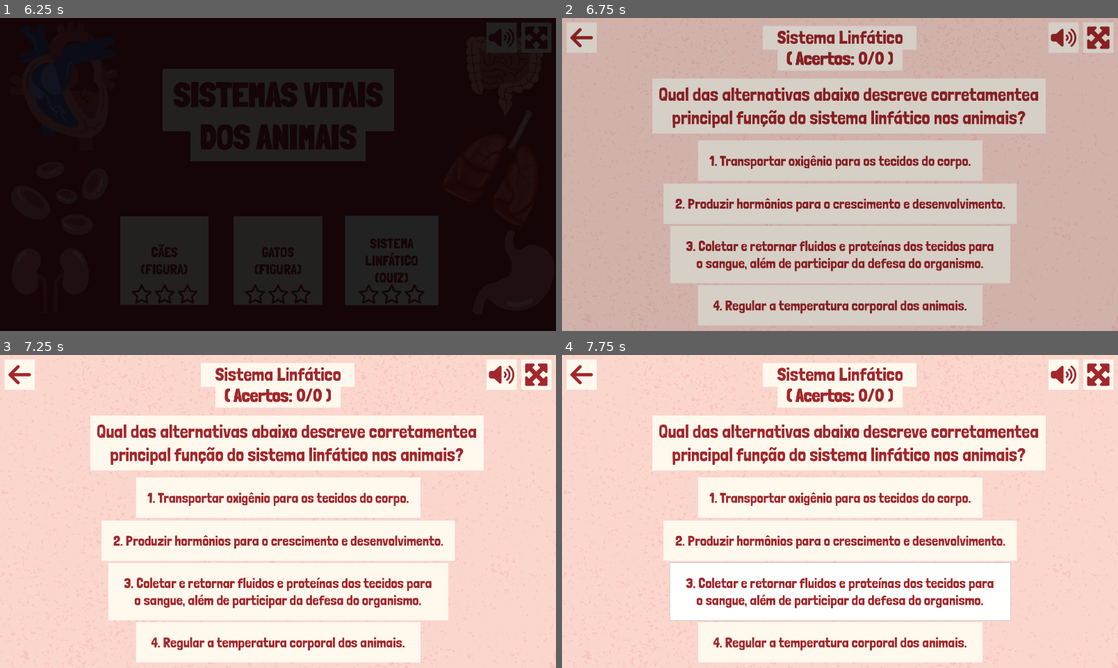
Above: before the commit, frames 1-4 (two rows, left to right).
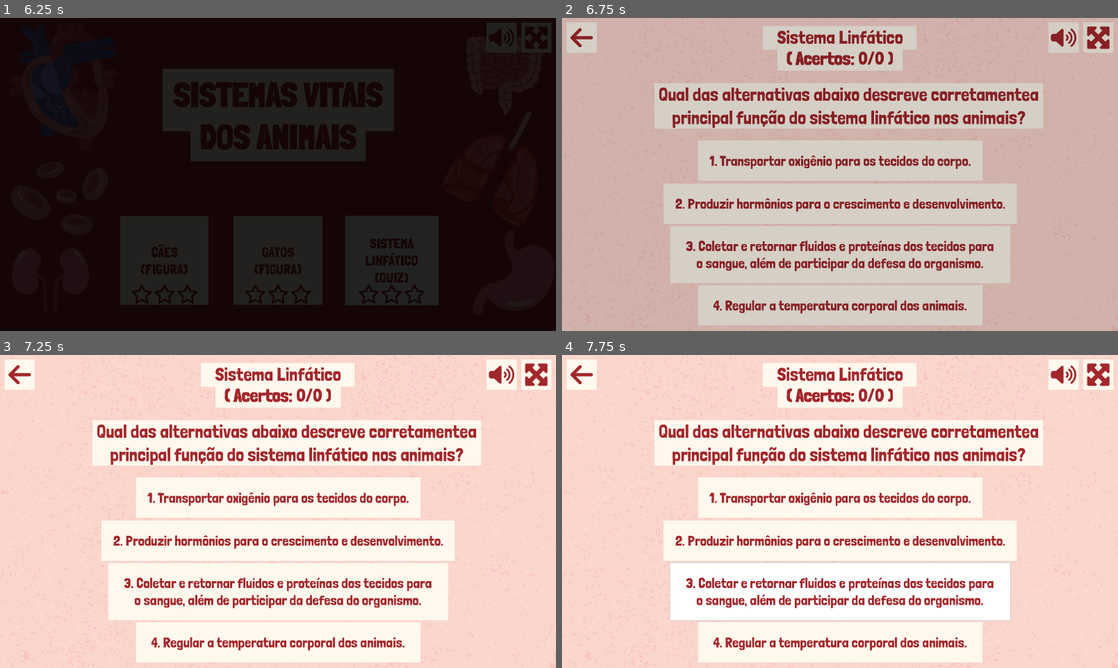
Above: after the commit, the same moments.

Repository: telmotrooper/vet-game
Game: Godot game, scene res://main.tscn
Two runs of this game, one before a commit and one after it. Both use one fixed random seed, a clock stepped at 60 frames per second and the inputs below.
Inputs (mouse positions are in pixels of both pictures, inside the frame that each line leads up to):
- Up to frame 1 (6.25 s): tap Enter at 0.5 s; click (533, 36) at 1.25 s; click "CÃES (FIGURA)" at 2 s; click (533, 36) at 2.75 s; click (533, 36) at 3.5 s; click (22, 36) at 4.25 s; click "GATOS (FIGURA)" at 5 s; click "SISTEMA LINFÁTICO (QUIZ)" at 5.75 s
- Up to frame 2 (6.75 s): click "1. Transportar oxigênio para …" at 6.5 s
- Up to frame 3 (7.25 s): no input
- Up to frame 4 (7.75 s): click "3. Coletar e retornar fluidos…" at 7.25 s

Frame 1 is identical in both runs. In frame 2, 2.2% of the frame differs, in the area x 16-87%, y 19-37%; in frame 3, 2.3%; in frame 4, 2.3%.

Commit message:
adjusted border size of question

Diff:
--- a/levels/lymphatic_system_level/lymphatic_system_level.tscn
+++ b/levels/lymphatic_system_level/lymphatic_system_level.tscn
@@ -89,6 +89,7 @@
 
 [node name="Question" type="Label" parent="."]
 unique_name_in_owner = true
+clip_contents = true
 layout_mode = 1
 anchors_preset = 8
 anchor_left = 0.5
@@ -114,13 +115,14 @@
 anchor_top = 0.5
 anchor_right = 0.5
 anchor_bottom = 0.5
-offset_left = -679.0
-offset_top = -95.0
-offset_right = 679.0
-offset_bottom = 95.0
+offset_left = -808.0
+offset_top = -211.5
+offset_right = 808.0
+offset_bottom = 211.5
 grow_horizontal = 2
 grow_vertical = 2
 color = Color(1, 0.972549, 0.929412, 1)
+metadata/_edit_lock_ = true
 
 [node name="Answer1" type="Button" parent="."]
 layout_mode = 1
